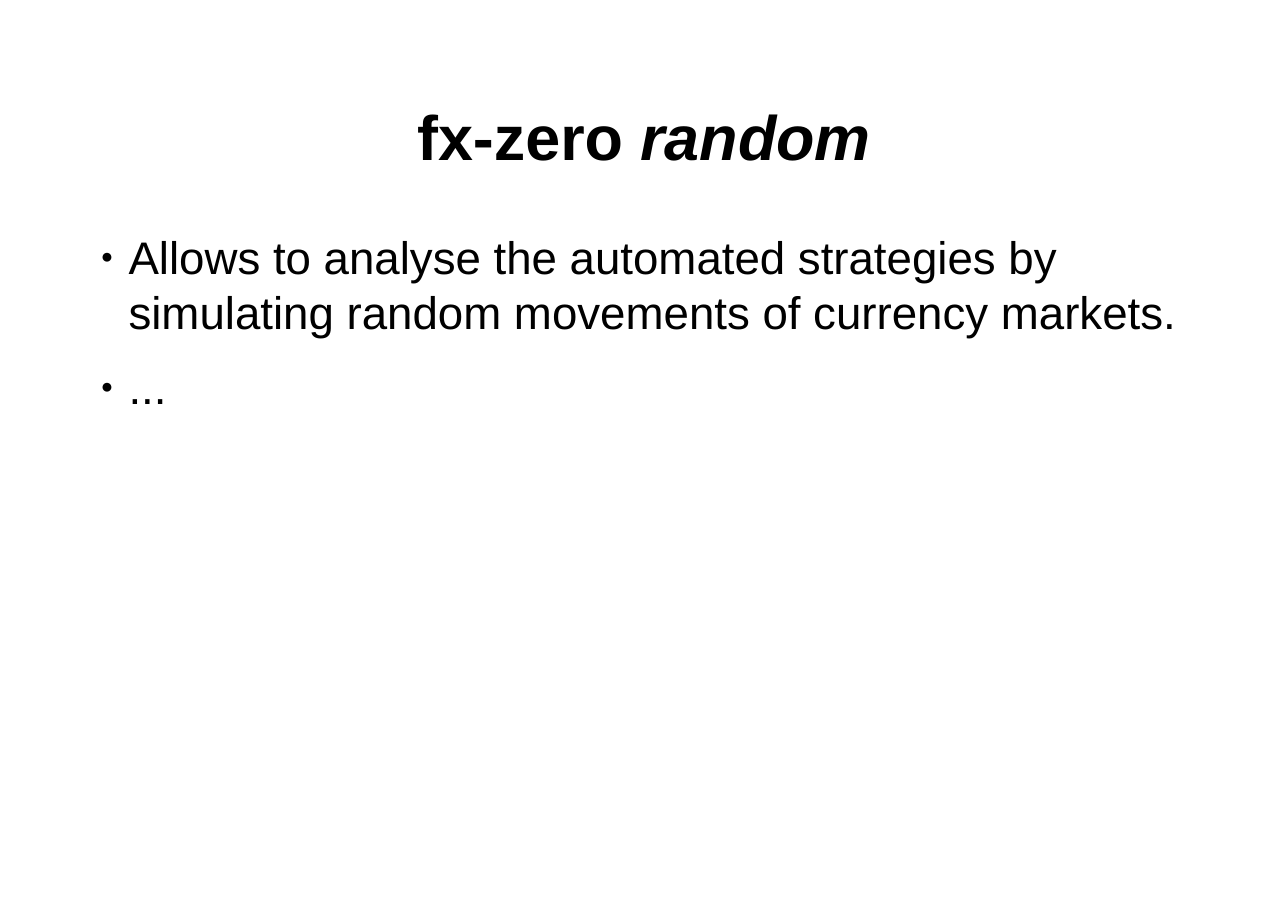
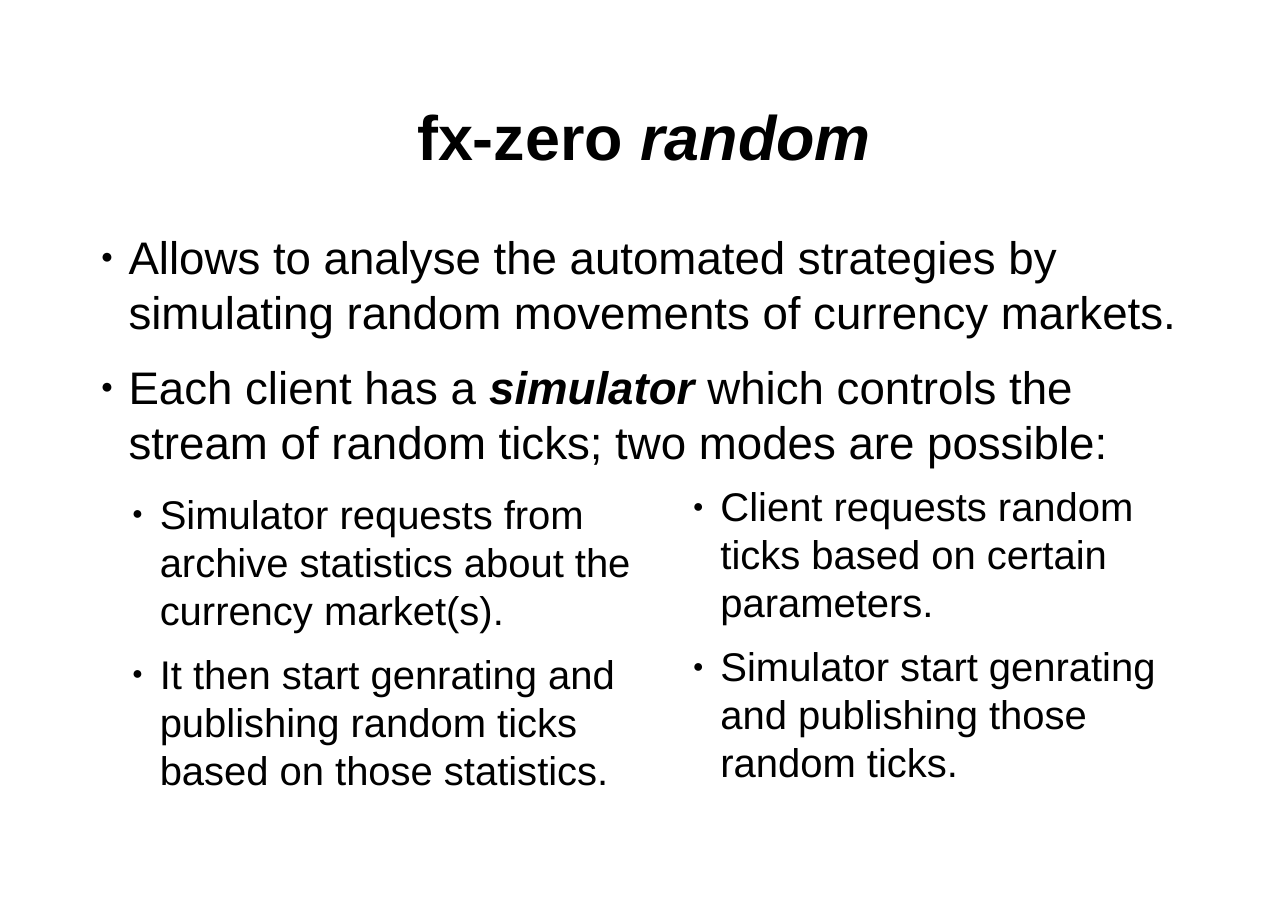
Before and after one commit to hsk81/fx-zero, a slide deck: slide 7 of doc/presentation/fx-zero.odp. Drawn at 1288x910 pixels with LibreOffice and Linux fonts; fonts in the diff are those of the drawing. Boxes give left, top, right and bottom in pixels: in the first picture for what was removed or moved away, otherwise in the second. Text is boxed around its words. In the diff, an @@ line names an element or a change of style, - is before the commit and + after.

```diff
--- a/doc/presentation/fx-zero.odp
+++ b/doc/presentation/fx-zero.odp
@@ text at [129,371,1107,468]: text changed @@
-● ...
+● Each client has a simulator which controls the stream of random ticks; two modes are possible:
@@ text added at [160,500,631,786], 37 pt, text #000000 @@
+  ● Simulator requests from archive statistics about the currency market(s).
+  ● It then start genrating and publishing random ticks based on those statistics.
@@ text added at [720,492,1156,778], 37 pt, text #000000 @@
+  ● Client requests random ticks based on certain parameters.
+  ● Simulator start genrating and publishing those random ticks.
```
Also in this commit, not shown: 1 other slide changed, 1 slide added, 5 other files.
